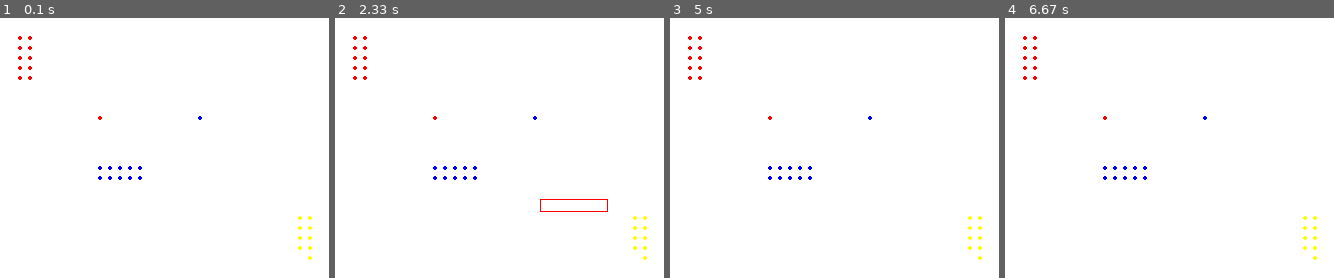
Above: before the commit, frames 1-4 (left to right).
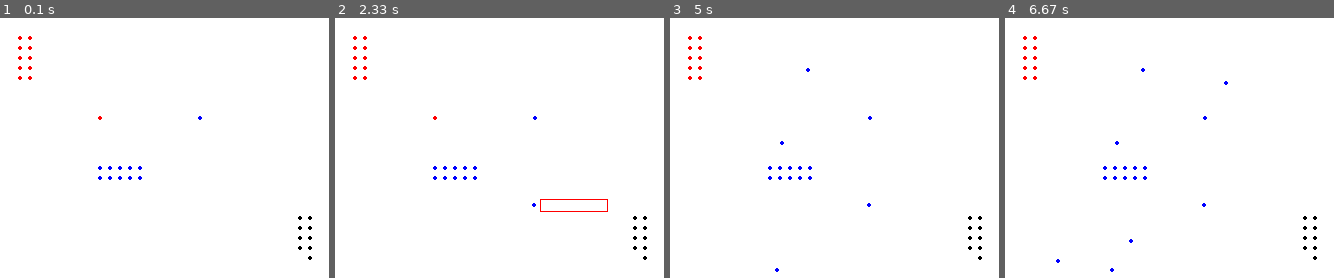
Above: after the commit, the same moments.

Repository: JMABrown/Pygame-RTS
Game: pygame game, started from pygame-rts.py
The game is run twice, just before and just after one commit, with the same random seed, the same clock (stepped at 60 frames per second) and the same inputs.
Inputs (mouse positions are in pixels of both pictures, inside the frame that each line leads up to):
- Up to frame 1 (0.1 s): no input
- Up to frame 2 (2.33 s): tap 1 at 0.33, 1.83 s; tap 2 at 0.67 s; press the mouse at (538, 200) at 1.03 s; move the mouse to (535, 202) at 1.13 s; release the mouse at (532, 205) at 1.27 s; press the mouse at (538, 200) at 2.2 s; move the mouse to (608, 213) at 2.3 s
- Up to frame 3 (5 s): release the mouse at (outside the picture) at 2.43 s; press the mouse at (873, 200) at 2.53 s; move the mouse to (824, 207) at 2.63 s; release the mouse at (775, 220) at 2.77 s; tap 1 at 3.23, 3.53, 3.73, 4.03, 4.63, 4.93 s; click (781, 142) at 3.25 s; click (808, 70) at 3.75 s; click (778, 270) at 4.65 s
- Up to frame 4 (6.67 s): tap 1 at 5.07, 6.13, 6.53 s; click (1130, 241) at 5.08 s; click (1225, 83) at 6.15 s; click (1057, 259) at 6.55 s

The runs differ from the first frame. In frame 1, 0.1% of the frame differs, in the area x 90-95%, y 76-94%; in frame 2, 0.1%; in frame 3, 0.2%; in frame 4, 0.2%, in the area x 15-95%, y 19-98%.

Commit message:
Added bullets

Diff:
--- a/pygame-rts.py
+++ b/pygame-rts.py
@@ -9,6 +9,7 @@
 BLUE = (0, 0, 255)
 CYAN = (0, 255, 255)
 GREEN = (0, 255, 0)
+BLACK = (0, 0, 0)
 
 SELECTION_COLOR = GREEN
 #ATTACK_COLOR = CYAN
@@ -22,8 +23,13 @@
 SCROLL_DOWN = 5
 
 UNIT_MAX_HP = 100
-UNIT_RANGE = 30
+UNIT_RANGE = 50
 UNIT_ATTACK_PERIOD = 1.0 #seconds
+UNIT_RADIUS = 2
+BULLET_RADIUS = 0
+BULLET_DAMAGE = 10
+AVOID_RADIUS = 5
+WAYPOINT_THRESHOLD = 10
 
 class AttackLine(object):
 
@@ -36,6 +42,31 @@
     def draw(self, displaySurf):
         pygame.draw.line(displaySurf, RED, (self.x1, self.y1), (self.x2, self.y2), 3)
         pygame.draw.line(displaySurf, CYAN, (self.x1, self.y1), (self.x2, self.y2), 1)
+
+class Bullet(object):
+    def __init__(self, source, color, x, y, x_vel, y_vel):
+        self.source = source
+        self.color = color
+        self.x = x
+        self.y = y
+        self.x_vel = x_vel
+        self.y_vel = y_vel
+        self.colided = False
+
+    def updatePos(self):
+        self.x += self.x_vel
+        self.y += self.y_vel
+
+    def checkColisions(self, units):
+        for unit in units:
+            if (unit is not self.source):
+                total_dist = ((self.x - unit.x)**2 + (self.y - unit.y)**2)**0.5
+                if (total_dist <= UNIT_RADIUS + BULLET_RADIUS):
+                    unit.inflictDamage(self.source, BULLET_DAMAGE)
+                    self.colided = True
+
+    def draw(self, displaySurf):
+        pygame.draw.circle(displaySurf, self.color, (int(self.x), int(self.y)), BULLET_RADIUS, 0)
 
 
 class Unit(object):
@@ -65,7 +96,7 @@
             x_dist = self.x_dest - self.x
             y_dist = self.y_dest - self.y
             dist = (x_dist**2 + y_dist**2)**0.5
-            if (dist < 10):
+            if (dist < WAYPOINT_THRESHOLD):
                 self.moving = False
                 return
             x_dist /= dist
@@ -83,8 +114,18 @@
                 y_dist = self.target.y - self.y
                 total_dist = (x_dist**2 + y_dist**2)**0.5
                 if (total_dist <= UNIT_RANGE):
-                    self.target.inflictDamage(self, 10)
+                    self.target.inflictDamage(self, BULLET_DAMAGE)
                     attacks.append(AttackLine(self.x, self.y, self.target.x, self.target.y))
+                    self.time_last_attack = time.clock()
+
+    def updateShots(self, bullets):
+        if (self.target is not None):
+            if (time.clock() >= self.time_last_attack + UNIT_ATTACK_PERIOD):
+                x_dist = self.target.x - self.x
+                y_dist = self.target.y - self.y
+                total_dist = (x_dist**2 + y_dist**2)**0.5
+                if (total_dist <= UNIT_RANGE):
+                    bullets.append(Bullet(self, self.color, self.x, self.y, x_dist/total_dist*3, y_dist/total_dist*3))
                     self.time_last_attack = time.clock()
 
 
@@ -101,9 +142,9 @@
                 y_dist = unit.y - self.y
                 total_dist = (x_dist**2 + y_dist**2)**0.5
                 if (total_dist < 5 and total_dist > 0):
-                    if (abs(x_dist) < 5 and abs(x_dist) > 0):
+                    if (abs(x_dist) < AVOID_RADIUS and abs(x_dist) > 0):
                         self.x -= x_dist / abs(x_dist)
-                    if (abs(y_dist) < 5 and abs(y_dist) > 0):
+                    if (abs(y_dist) < AVOID_RADIUS and abs(y_dist) > 0):
                         self.y -= y_dist / abs(y_dist)
 
     def updateTargetAggressors(self, units, radius):
@@ -121,8 +162,16 @@
                                 self.y_dest = unit.y
                             self.setTarget(unit)
 
+    def untargetDeadUnits(self, units):
+        found_target = False
+        for unit in units:
+            if (self.target is unit):
+                found_target = True
+        if (not found_target):
+            self.target = None
+
     def draw(self, displaySurf):
-        pygame.draw.circle(displaySurf, self.color, (int(self.x), int(self.y)), 2, 0)
+        pygame.draw.circle(displaySurf, self.color, (int(self.x), int(self.y)), UNIT_RADIUS, 0)
         if (self.selected):
             pygame.draw.rect(displaySurf, SELECTION_COLOR, (int(self.x) - 4, int(self.y) - 4, 8, 8), 1)
             if (SHOW_HEALTH):
@@ -145,6 +194,7 @@
 
 box_being_dragged = False
 
+bullets = []
 attacks = [AttackLine(0, 0, 100, 100)]
 units = [Unit(100, 100, RED)]
 units.append(Unit(200, 100, BLUE))
@@ -168,25 +218,20 @@
 units.append(Unit(30, 40, RED))
 units.append(Unit(30, 50, RED))
 units.append(Unit(30, 60, RED))
-units.append(Unit(300, 200, YELLOW))
-units.append(Unit(300, 210, YELLOW))
-units.append(Unit(300, 220, YELLOW))
-units.append(Unit(300, 230, YELLOW))
-units.append(Unit(310, 200, YELLOW))
-units.append(Unit(310, 210, YELLOW))
-units.append(Unit(310, 220, YELLOW))
-units.append(Unit(310, 230, YELLOW))
-units.append(Unit(310, 240, YELLOW))
-
-def AnySelectedUnits(us):
-    for u in us:
-        if u.selected == True:
-            return True
-    return False
+units.append(Unit(300, 200, BLACK))
+units.append(Unit(300, 210, BLACK))
+units.append(Unit(300, 220, BLACK))
+units.append(Unit(300, 230, BLACK))
+units.append(Unit(310, 200, BLACK))
+units.append(Unit(310, 210, BLACK))
+units.append(Unit(310, 220, BLACK))
+units.append(Unit(310, 230, BLACK))
+units.append(Unit(310, 240, BLACK))
 
 while (True): # the main game loop
     DISPLAYSURF.fill(WHITE)
 
+    keys = pygame.key.get_pressed()
     mouse_pos = pygame.mouse.get_pos()
     mouse_buttons = pygame.mouse.get_pressed()
 
@@ -194,6 +239,10 @@
         if event.type == QUIT:
             pygame.quit()
             sys.exit()
+        if keys[pygame.K_1]:
+            units.append(Unit(mouse_pos[0], mouse_pos[1], BLUE))
+        if keys[pygame.K_2]:
+            units.append(Unit(mouse_pos[0], mouse_pos[1], RED))
         if event.type == pygame.MOUSEBUTTONDOWN:
             if (event.button == LMB):
                 click_pos = pygame.mouse.get_pos()
@@ -225,19 +274,24 @@
     for unit in units:
         unit.updateTravel()
         unit.updateAvoidOthers(units)
-        unit.updateAttack(attacks)
+        unit.updateShots(bullets)
         unit.updateTargetAggressors(units, UNIT_RANGE)
         if (unit.hp == 0):
-            for attacking_unit in units:
-                if (attacking_unit.target is unit):
-                    attacking_unit.setTarget(None)
             units.remove(unit)
+            continue
+        unit.untargetDeadUnits(units)
         unit.draw(DISPLAYSURF)
 
     for al in attacks:
         al.draw(DISPLAYSURF)
 
-    keys = pygame.key.get_pressed()
+    for bullet in bullets:
+        bullet.updatePos()
+        bullet.checkColisions(units)
+        if (bullet.colided == True):
+            bullets.remove(bullet)
+            continue
+        bullet.draw(DISPLAYSURF)
 
     pygame.display.update()
 
